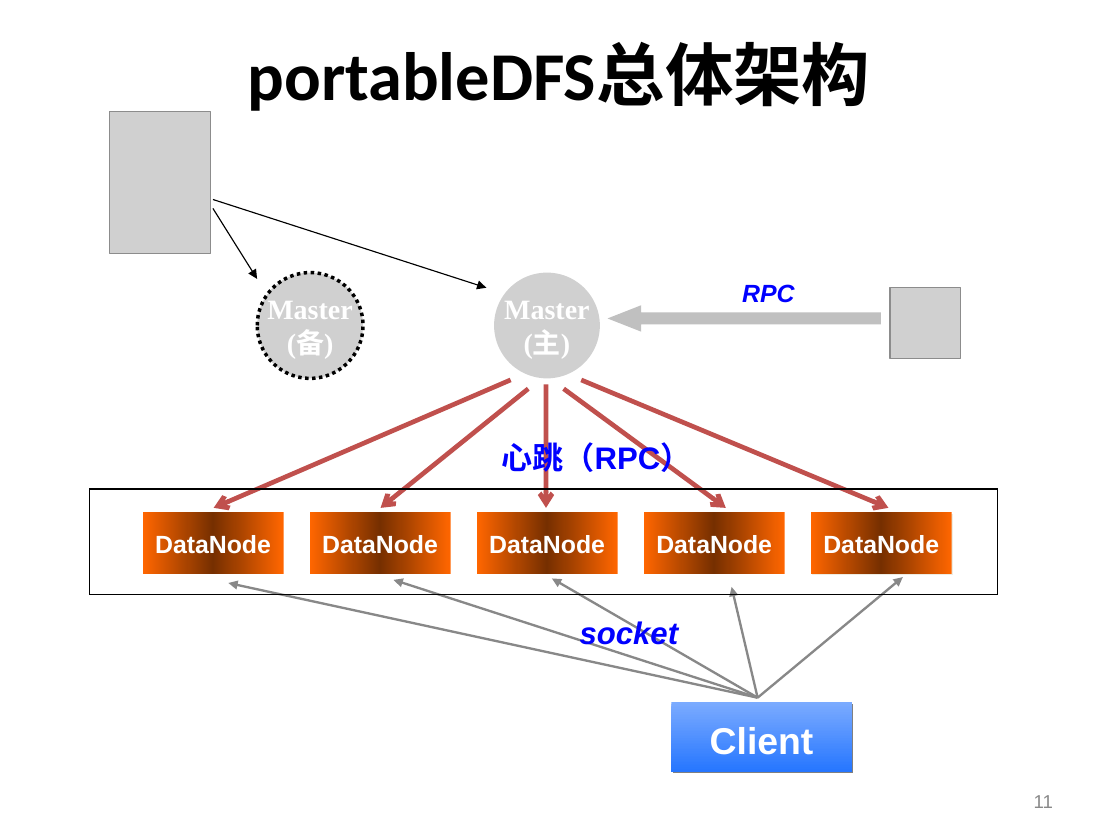
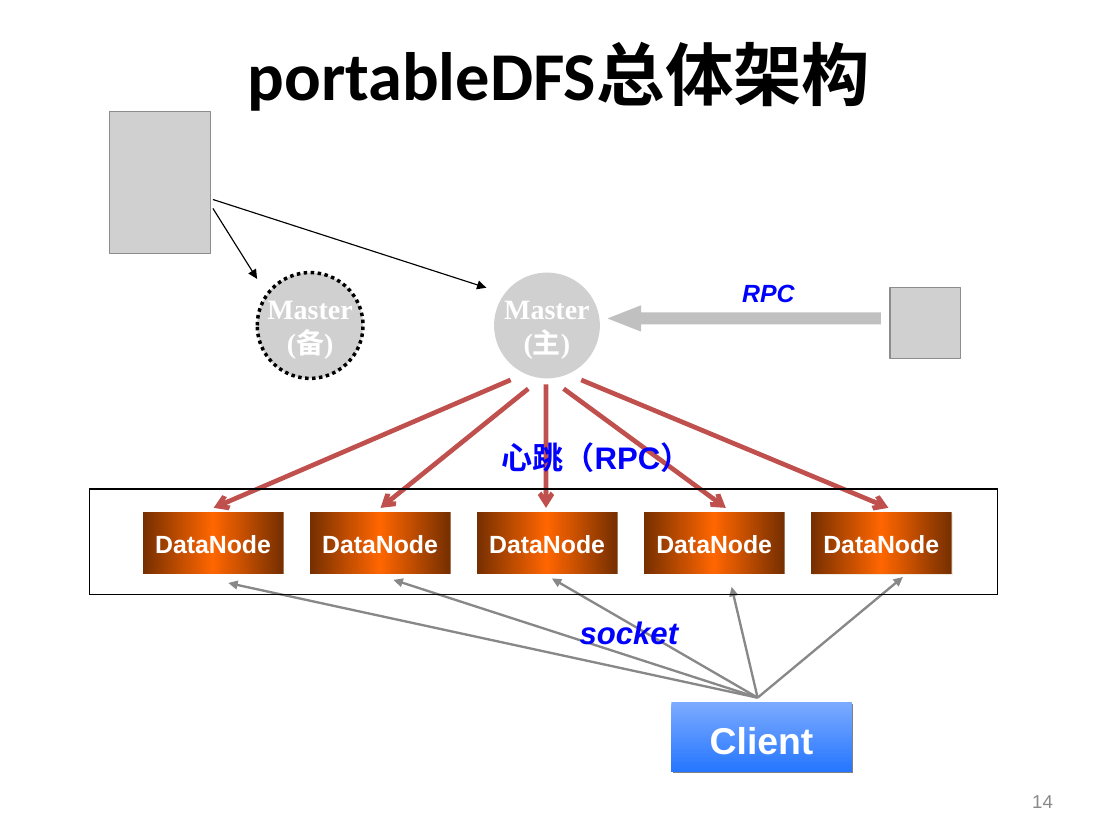
Before and after one commit to shtzr840329/mooon, a slide deck: slide 14 of applications/lightfs/doc/portableDFS-可便携的分布式文件系统.ppt (slide 11 before the commit). Drawn at 1120x840 pixels with LibreOffice and Linux fonts; fonts in the diff are those of the drawing; grey boxes stand for pictures; background and template pictures are left out. Boxes give left, top, right and bottom in pixels: in the first picture for what was removed or moved away, otherwise in the second. Text is boxed around its words. In the diff, an @@ line names an element or a change of style, - is before the commit and + after.

```diff
--- a/applications/lightfs/doc/portableDFS-可便携的分布式文件系统.ppt
+++ b/applications/lightfs/doc/portableDFS-可便携的分布式文件系统.ppt
@@ fill gradient #FF6600 to #762F00 to gradient #762F00 to #FF6600 in 5 elements at (142,512,283,573), (309,512,450,573), (477,512,618,573), (644,512,785,573), (811,512,952,573) @@
@@ page number at (1032,795,1053,808): text changed @@
-11
+14
```
Also in this commit, not shown: 15 other slides changed, 4 slides added, 4 other files.
